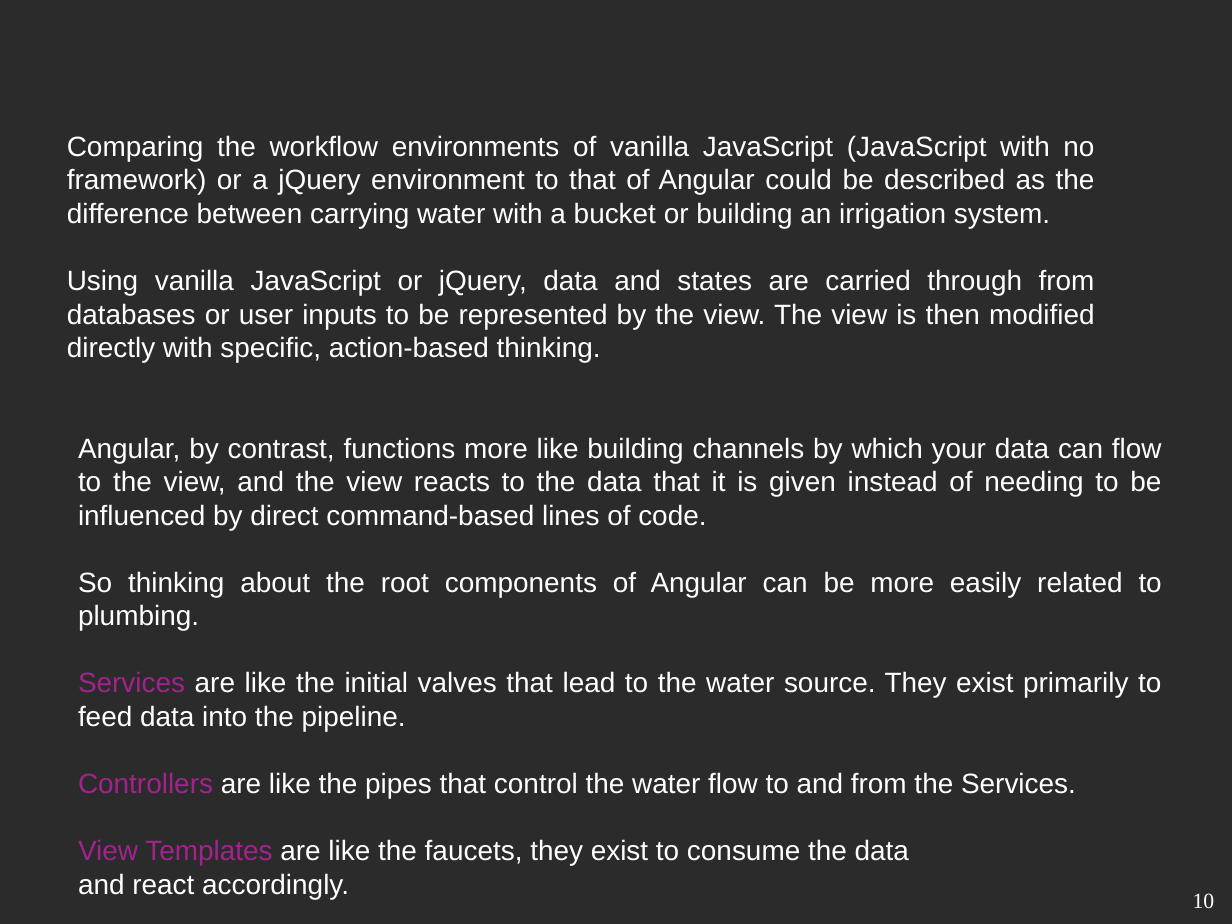
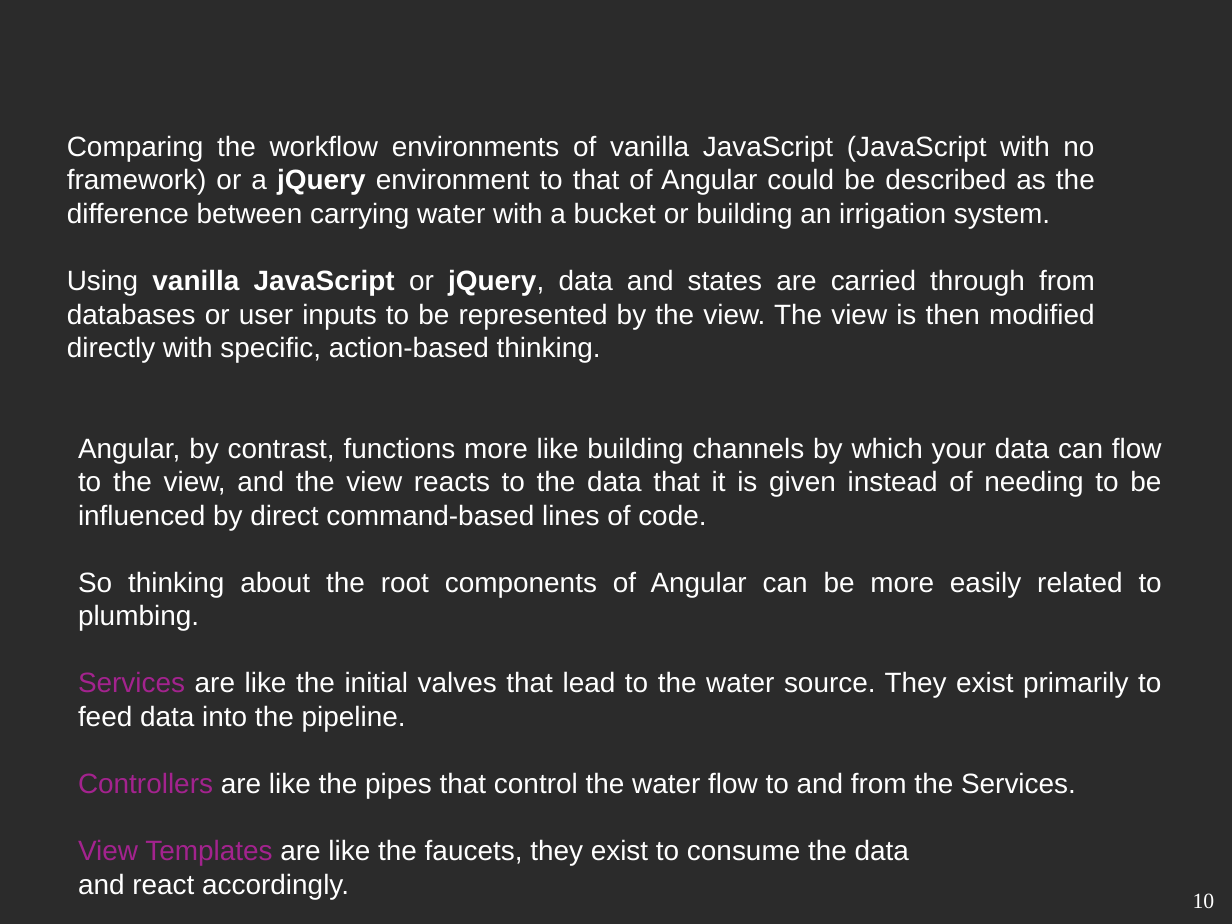
Before and after one commit to yogeshwar1996/Angular, a slide deck: slide 10 of AngularJs.odp. Drawn at 1232x924 pixels with LibreOffice and Linux fonts; fonts in the diff are those of the drawing; background and template pictures are left out; a plain dark background stands for a picture behind light text. Boxes give left, top, right and bottom in pixels: in the first picture for what was removed or moved away, otherwise in the second. Text is boxed around its words. In the diff, an @@ line names an element or a change of style, - is before the commit and + after.

Commit message:
Modify font to bold

```diff
--- a/AngularJs.odp
+++ b/AngularJs.odp
@@ text "Comparing the workflow environments of ..." at (67, 135, 1095, 362): bold on in "jQuery", "vanilla JavaScript jQuery," @@
```
Also in this commit, not shown: 3 other slides changed.
